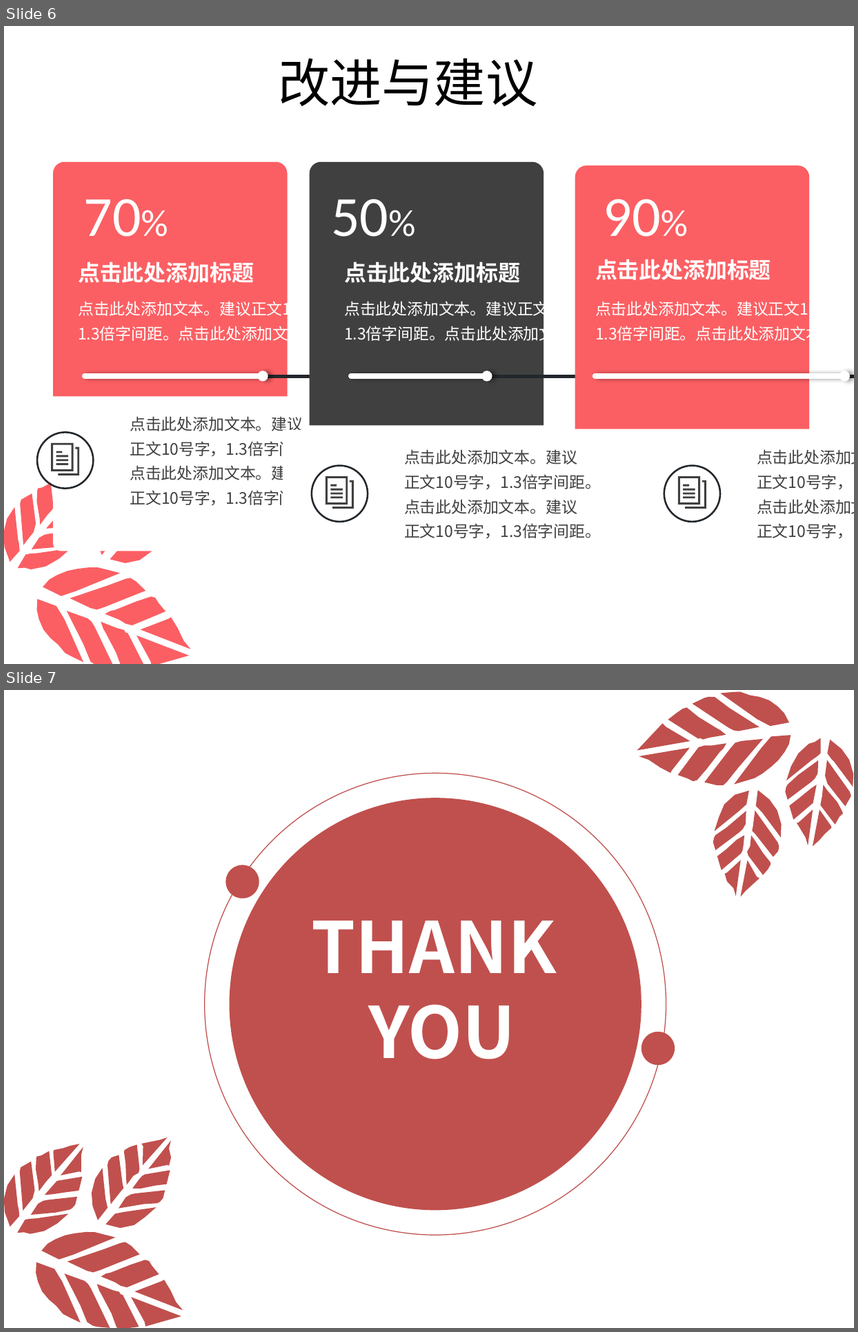
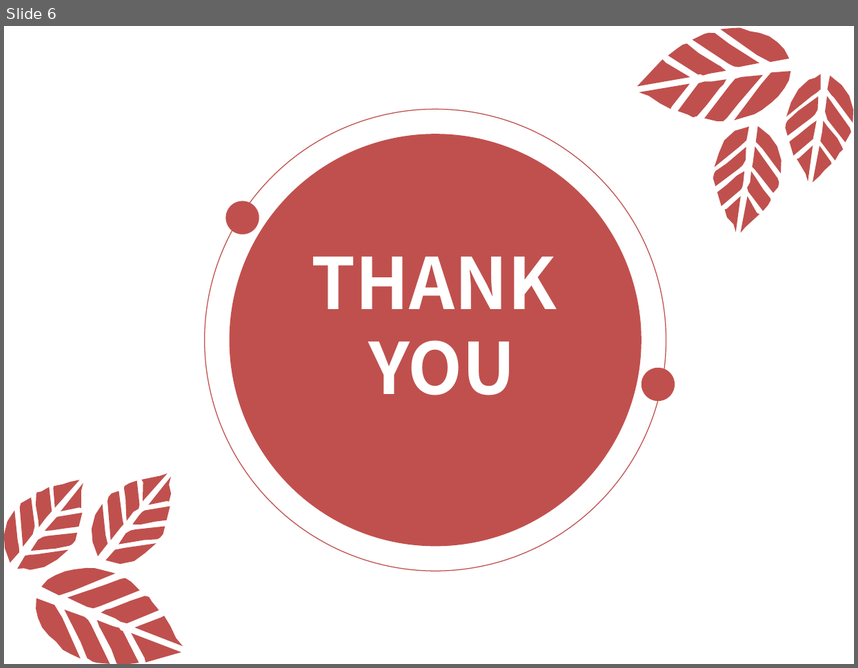
Before and after one commit to zhizhuwang/codekata, a slide deck: Resources/poster/2016技术实践总结.pptx. Shown one above the other, each under a label of ours: slides 6 and 7 before the commit, slide 6 after it. The pictures are 858x1332 and 858x668 pixels, drawn with LibreOffice and Linux fonts; fonts in the diff are those of the drawing. Boxes give left, top, right and bottom in pixels: in the first picture for what was removed or moved away, otherwise in the second. Text is boxed around its words. In the diff, an @@ line names an element or a change of style, - is before the commit and + after.

```diff
--- a/Resources/poster/2016技术实践总结.pptx
+++ b/Resources/poster/2016技术实践总结.pptx
@@ slide 6 removed at (x1=4, y1=26, x2=854, y2=664), background #CCE8CF @@
@@ text removed at (x1=278, y1=58, x2=537, y2=107) @@
-改进与建议
@@ round same rect removed at (x1=53, y1=162, x2=288, y2=397) @@
@@ round same rect removed at (x1=309, y1=162, x2=544, y2=426) @@
@@ round same rect removed at (x1=575, y1=165, x2=810, y2=429) @@
@@ text removed at (x1=83, y1=198, x2=141, y2=236) @@
-70%
@@ text removed at (x1=331, y1=198, x2=388, y2=236) @@
-50%
@@ text removed at (x1=604, y1=198, x2=661, y2=236) @@
-90%
@@ text removed at (x1=78, y1=262, x2=254, y2=283) @@
-点击此处添加标题
@@ text removed at (x1=344, y1=261, x2=520, y2=283) @@
-点击此处添加标题
@@ text removed at (x1=595, y1=259, x2=771, y2=280) @@
-点击此处添加标题
@@ text removed at (x1=78, y1=299, x2=347, y2=343) @@
-点击此处添加文本。建议正文10号字，1.3倍字间距。点击此处添加文本。
@@ text removed at (x1=344, y1=299, x2=613, y2=343) @@
-点击此处添加文本。建议正文10号字，1.3倍字间距。点击此处添加文本。
@@ text removed at (x1=595, y1=299, x2=854, y2=343) @@
-点击此处添加文本。建议正文10号字，1.3倍字间距。点击此处添加文本。
@@ line removed from (85, 377) to (357, 377) @@
@@ arrow removed from (85, 375) to (263, 375) @@
@@ line removed from (349, 377) to (621, 377) @@
@@ arrow removed from (351, 375) to (487, 375) @@
@@ arrow removed from (595, 375) to (844, 375) @@
@@ line removed from (602, 377) to (854, 377) @@
@@ round same rect removed at (x1=53, y1=419, x2=388, y2=550) @@
@@ text removed at (x1=130, y1=416, x2=326, y2=508) @@
-点击此处添加文本。建议正文10号字，1.3倍字间距。点击此处添加文本。建议正文10号字，1.3倍字间距。
@@ ellipse removed at (x1=37, y1=432, x2=93, y2=488) @@
@@ round same rect removed at (x1=283, y1=430, x2=618, y2=561) @@
@@ round same rect removed at (x1=635, y1=430, x2=854, y2=561) @@
@@ group removed at (x1=51, y1=443, x2=80, y2=474): 4 rectangles, 2 freeform shapes @@
@@ text removed at (x1=404, y1=449, x2=601, y2=538) @@
-点击此处添加文本。建议正文10号字，1.3倍字间距。点击此处添加文本。建议正文10号字，1.3倍字间距。
@@ text removed at (x1=757, y1=449, x2=854, y2=538) @@
-点击此处添加文本。建议正文10号字，1.3倍字间距。点击此处添加文本。建议正文10号字，1.3倍字间距。
@@ ellipse removed at (x1=312, y1=466, x2=368, y2=521) @@
@@ group removed at (x1=326, y1=476, x2=355, y2=508): 4 rectangles, 2 freeform shapes @@
@@ ellipse removed at (x1=664, y1=466, x2=721, y2=521) @@
@@ group removed at (x1=678, y1=476, x2=706, y2=508): 4 rectangles, 2 freeform shapes @@
@@ group removed at (x1=4, y1=469, x2=197, y2=664): 18 freeform shapes @@
@@ what was slide 7 is now slide 6 @@
```
Also in this commit, not shown: 4 slides changed, 1 slide added, 2 other slides removed, 1 other file.
